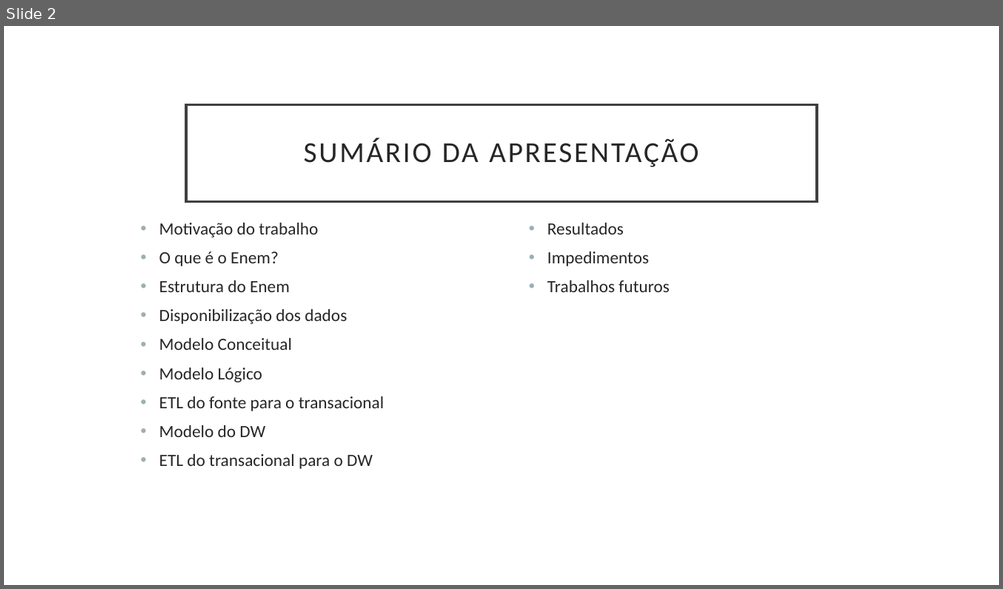
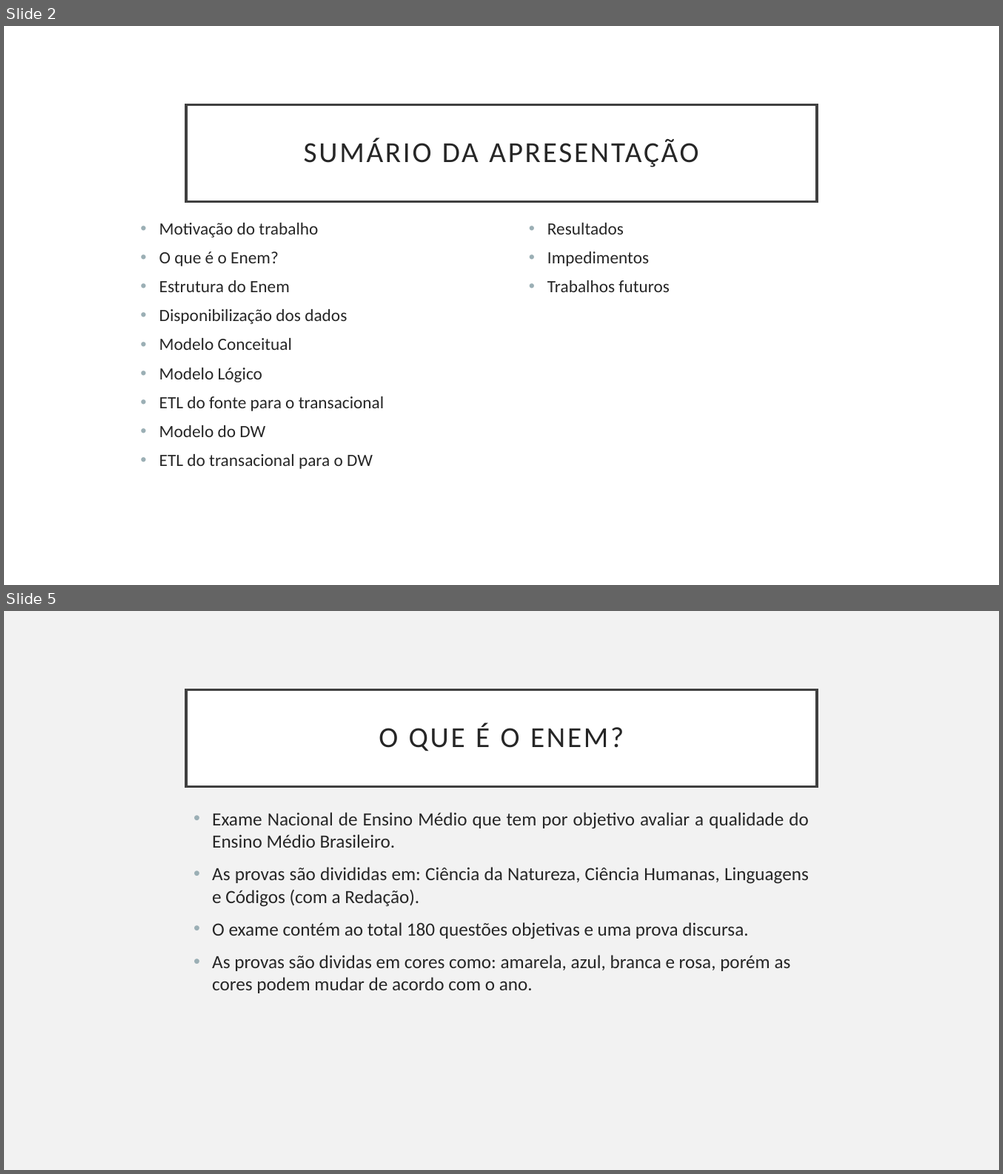
Before and after one commit to martins9/repositoriomonografia, a slide deck: Apresentação_Monografia.pptx. Shown one above the other, each under a label of ours: slide 2 before the commit, slides 2 and 5 after it; the slides between them are not shown. The pictures are 1003x589 and 1003x1174 pixels, drawn with LibreOffice and Linux fonts; fonts in the diff are those of the drawing. Boxes give left, top, right and bottom in pixels: in the first picture for what was removed or moved away, otherwise in the second. Text is boxed around its words. In the diff, an @@ line names an element or a change of style, - is before the commit and + after.

```diff
--- a/Apresentação_Monografia.pptx
+++ b/Apresentação_Monografia.pptx
@@ slide 5 added at [4, 611, 999, 1170], background #F2F2F2 @@
@@ title added at [186, 689, 817, 786], fill #FFFFFF, outline #404040 2.5 pt, 28 pt, text #262626 @@
+O QUE É O ENEM?
@@ text added at [212, 812, 808, 994], 18 pt, text #262626 @@
+• Exame Nacional de Ensino Médio que tem por objetivo avaliar a qualidade do Ensino Médio Brasileiro.
+• As provas são divididas em: Ciência da Natureza, Ciência Humanas, Linguagens e Códigos (com a Redação).
+• O exame contém ao total 180 questões objetivas e uma prova discursa.
+• As provas são dividas em cores como: amarela, azul, branca e rosa, porém as cores podem mudar de acordo com o ano.
```
Also in this commit, not shown: 1 slide changed, 7 other slides added.
